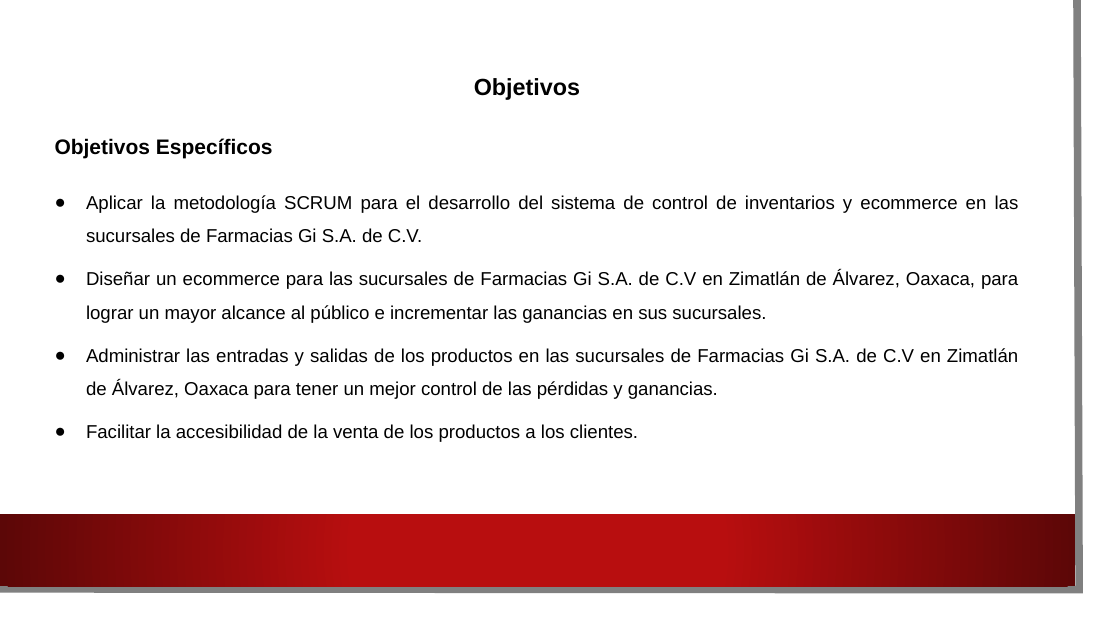
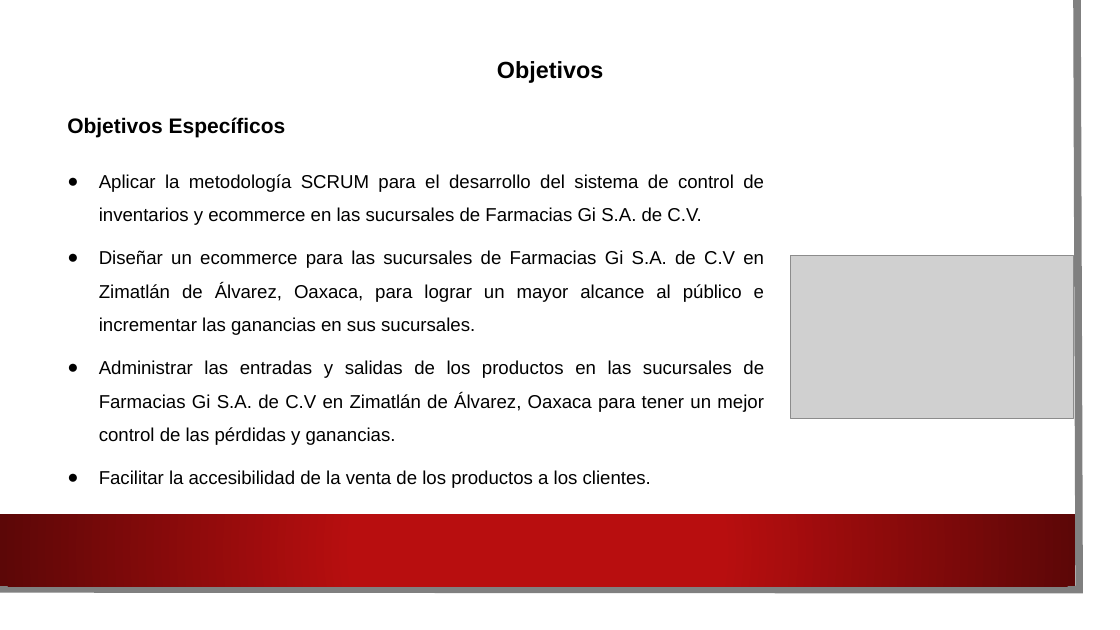
Before and after one commit to HeberZabdiel/FarmaciaGiDocumentos, a slide deck: slide 5 of Presentacion asesor uno.pptx (slide 6 before the commit). Drawn at 1120x630 pixels with LibreOffice and Linux fonts; fonts in the diff are those of the drawing; grey boxes stand for pictures; background and template pictures are left out. Boxes give left, top, right and bottom in pixels: in the first picture for what was removed or moved away, otherwise in the second. Text is boxed around its words. In the diff, an @@ line names an element or a change of style, - is before the commit and + after.

```diff
--- a/Presentacion asesor uno.pptx
+++ b/Presentacion asesor uno.pptx
@@ text at (474,78,580,100): paragraph removed @@
-Objetivos
@@ text added at (497,61,603,83), 20 pt, text #000000, bold @@
+Objetivos
@@ text "Objetivos Específicos": place and size @@
-text "Objetivos Específicos" at (55,78,1019,442)
+text "Objetivos Específicos" at (67,117,764,488)
@@ picture added at (791,255,1074,419) @@
```
Also in this commit, not shown: 7 other slides changed, 1 slide removed.
